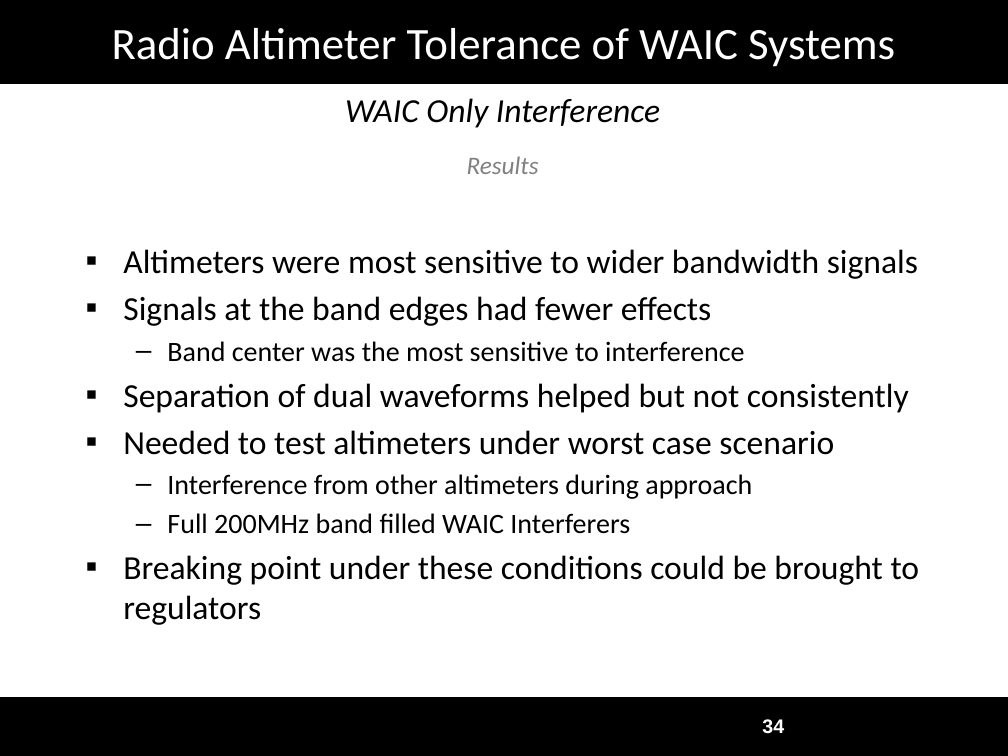
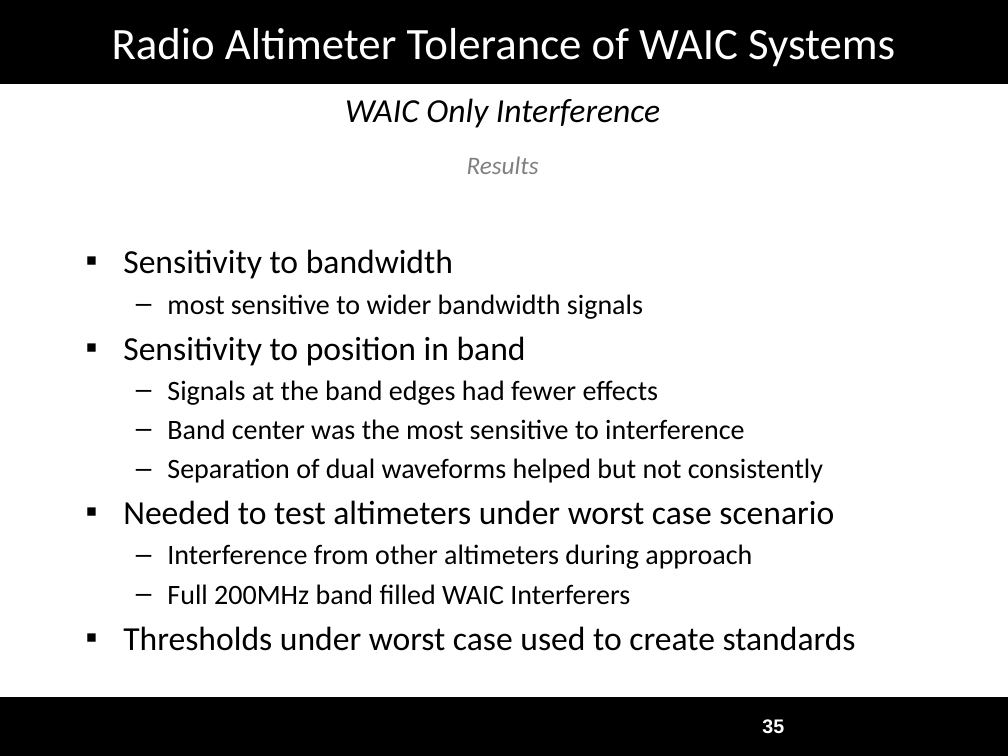
Before and after one commit to joshruff/masters_thesis, a slide deck: slide 35 of data/Defense_Presentation.pptx (slide 34 before the commit). Drawn at 1008x756 pixels with LibreOffice and Linux fonts; fonts in the diff are those of the drawing; background and template pictures are left out. Boxes give left, top, right and bottom in pixels: in the first picture for what was removed or moved away, otherwise in the second. Text is boxed around its words. In the diff, an @@ line names an element or a change of style, - is before the commit and + after.

```diff
--- a/data/Defense_Presentation.pptx
+++ b/data/Defense_Presentation.pptx
@@ text at bbox=[123, 249, 643, 366]: text changed @@
-▪ Altimeters were most sensitive to wider bandwidth signals
+▪ Sensitivity to bandwidth
+  – most sensitive to wider bandwidth signals
+▪ Sensitivity to position in band
@@ text at bbox=[167, 380, 823, 483]: size 24 to 20 pt in "Signals at the band edges had fewer ...", "Separation of dual waveforms helped but not ..."; bullet ▪ to –; list level 1 to 2 in "Signals at the band edges ..."; list level 1 to 2 in "Separation of dual waveforms helped ..." @@
@@ text at bbox=[123, 626, 856, 651]: text changed @@
-▪ Breaking point under these conditions could be brought to regulators
+▪ Thresholds under worst case used to create standards
@@ page number at bbox=[762, 719, 784, 734]: text changed @@
-34
+35
```
Also in this commit, not shown: 38 other slides changed, 3 slides added, 1 slide removed, 3 other files.
